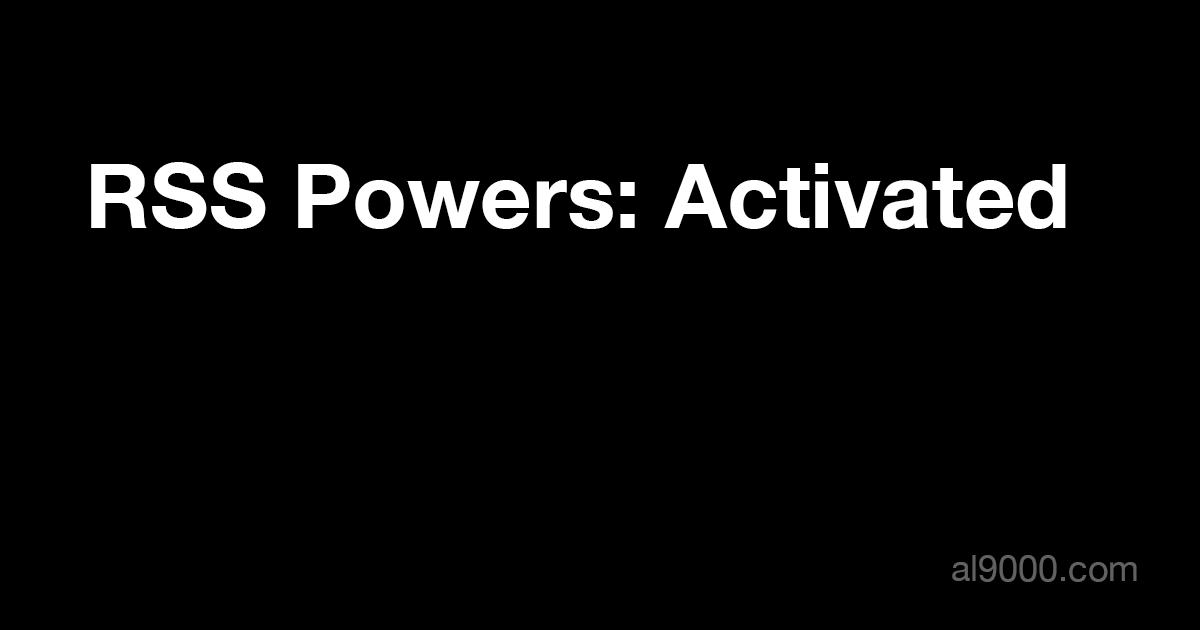
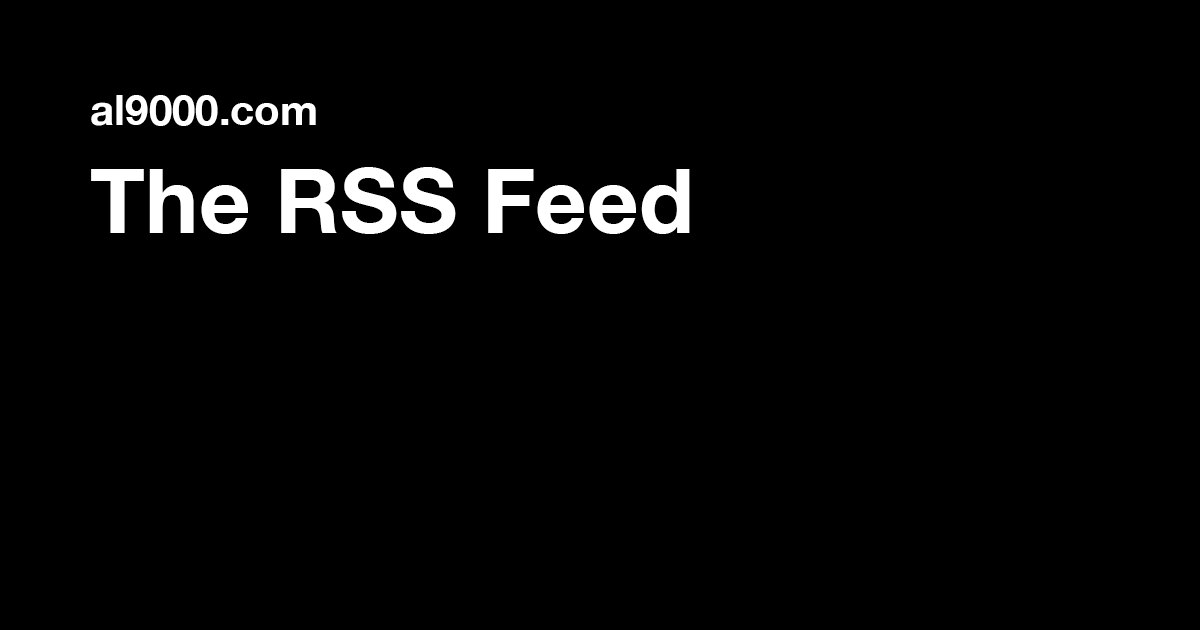
Layers edited between the first and the second 1200 × 630 image:
renamed "RSS Powers: Activated" to "al9000.com The RSS Feed", painted on it over [91, 95, 1066, 234]
hid "al9000.com" over [952, 555, 1137, 582]
